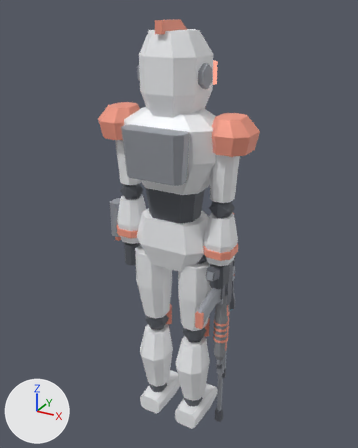
Renders of the glTF model game/player/robot/vanguard.glb from each side of a commit.
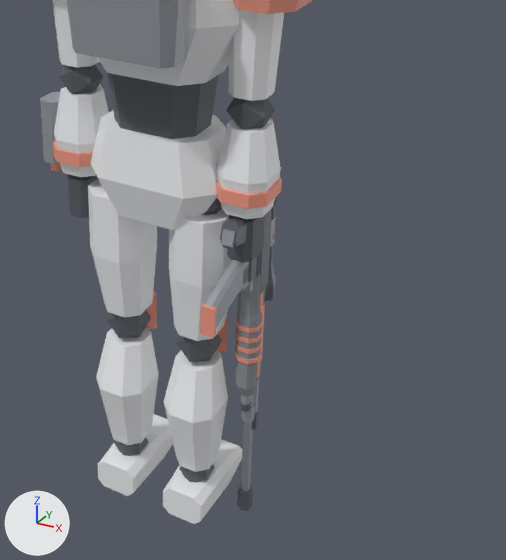
Each version is shown whole from a camera (50 mm lens) standing at (0.95, -1.691, 1.865) and looking at (-0.004, 0.044, 0.997), then close up on the part from 25% to 100% of the width and 33% to 100% of the height. Arrows for +X, +Y and +Z are at lower left; the lights stay in place. The older version's two pictures come first. Vertices at exactly the same position are counted once.

Names of what the first close-up shows: 'Vanguard'.
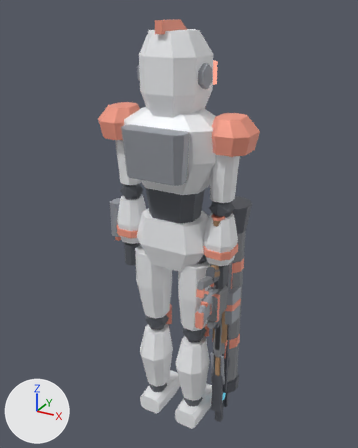
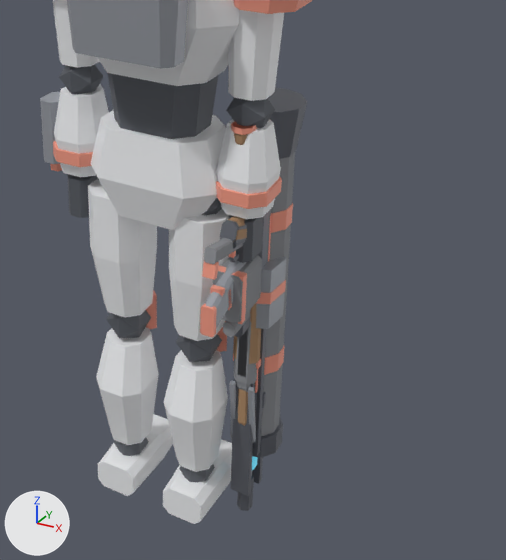
Where the change shows, as pixel boxes [x1, y1, x2, y2] in the close-ups (506 x 560 px):
part 1 of me_vanguard, added
    after: [220, 220, 238, 242]
part 2 of me_vanguard, added
    after: [235, 229, 247, 241]
part 3 of me_vanguard, added
    after: [202, 261, 219, 280]
part 4 of me_vanguard, added
    after: [204, 238, 243, 264]
part 5 of me_vanguard, added
    after: [252, 329, 266, 455]
part 6 of me_vanguard, added
    after: [233, 356, 261, 369]
part 7 of me_vanguard, added
    after: [210, 88, 307, 496]

What changed in the scene script:
```text
Change me_vanguard:
    remove me_vanguard.from_pydata(...)  # 1716 vertices, 2996 faces; spans x -0.34..0.34, y -0.2..0.19, z -0.03..1.82
    add me_vanguard.from_pydata(...)  # 3810 vertices, 6591 faces; spans x -0.34..0.34, y -0.2..0.19, z -0.03..1.82
    me_vanguard part 1: the loose piece of 16 vertices spanning x 0.2..0.23, y -0.1..0.03, z 0.81..0.9 is copied, and the copy is moved by (0.0, -0.01, 0.0), in mat_revolver_gun (grey #73767e); it spans x 0.2..0.23, y -0.1..0.02, z 0.81..0.9
    me_vanguard part 2: the loose piece of 16 vertices spanning x 0.2..0.23, y -0.1..0.03, z 0.81..0.9 is copied, and the copy is scaled about its middle by (0.998, 0.742, 0.79), then moved by (0.0, -0.02, 0.0), in mat_revolver_wood (brown #ad8965); it spans x 0.19..0.23, y -0.1..0.0, z 0.82..0.9
    me_vanguard part 3: the loose piece of 8 vertices spanning x 0.21..0.22, y -0.02..-0.01, z 0.76..0.83 is copied, and the copy is scaled about its middle by (2.33, 1.14, 0.542), then moved by (0.0, -0.17, 0.04), in mat_machine_pistol_accent (beige #f9a089); it spans x 0.2..0.23, y -0.19..-0.17, z 0.82..0.85
    me_vanguard part 4: the loose piece of 16 vertices spanning x 0.19..0.24, y 0.02..0.05, z 0.7..0.89 is copied, and the copy is turned 78 degrees about the x axis through its middle and scaled by 1.09, then moved by (0.0, -0.11, 0.05), in mat_machine_pistol_polymer (grey #8e9095); it spans x 0.2..0.23, y -0.19..0.03, z 0.81..0.89
    me_vanguard part 5: a new loose piece, a box spanning x 0.179..0.251, y 0.041..0.059, z 0.175..0.705, in mat_break_action_gun (grey #73767e)
    me_vanguard part 6: a new loose piece, a box spanning x 0.181..0.249, y 0.025..0.045, z 0.455..0.475, in mat_break_action_accent (beige #f9a089)
    me_vanguard part 7: 1714 vertices added at x 0.12..0.29, y -0.15..0.19, z 0.04..1.12
    other edits to the shape of me_vanguard do not show in these pictures
    add me_vanguard.materials.append(mat_revolver_gun)  # grey #73767e
    add me_vanguard.materials.append(mat_revolver_detail)  # grey #a2a6ad
    add me_vanguard.materials.append(mat_revolver_accent)  # beige #f9a089
    add me_vanguard.materials.append(mat_revolver_wood)  # brown #ad8965
    add me_vanguard.materials.append(mat_machine_pistol_gun)  # grey #73767e
    add me_vanguard.materials.append(mat_machine_pistol_detail)  # grey #a2a6ad
    add me_vanguard.materials.append(mat_machine_pistol_accent)  # beige #f9a089
    add me_vanguard.materials.append(mat_machine_pistol_polymer)  # grey #8e9095
    add me_vanguard.materials.append(mat_break_action_gun)  # grey #73767e
    add me_vanguard.materials.append(mat_break_action_detail)  # grey #a2a6ad
    add me_vanguard.materials.append(mat_break_action_accent)  # beige #f9a089
    add me_vanguard.materials.append(mat_break_action_wood)  # brown #ad8965
    add me_vanguard.materials.append(mat_smg_gun)  # grey #73767e
    add me_vanguard.materials.append(mat_smg_detail)  # grey #a2a6ad
    add me_vanguard.materials.append(mat_smg_accent)  # beige #f9a089
    add me_vanguard.materials.append(mat_smg_lens)  # dark blue #3f5969, glowing cyan #59b3cb
    add me_vanguard.materials.append(mat_smg_polymer)  # grey #8e9095
    add me_vanguard.materials.append(mat_burst_rifle_gun)  # grey #73767e
    add me_vanguard.materials.append(mat_burst_rifle_detail)  # grey #a2a6ad
    add me_vanguard.materials.append(mat_burst_rifle_accent)  # beige #f9a089
    add me_vanguard.materials.append(mat_burst_rifle_lens)  # dark blue #3f5969, glowing cyan #59b3cb
    add me_vanguard.materials.append(mat_burst_rifle_polymer)  # grey #8e9095
    add me_vanguard.materials.append(mat_lmg_gun)  # grey #73767e
    add me_vanguard.materials.append(mat_lmg_detail)  # grey #a2a6ad
    add me_vanguard.materials.append(mat_lmg_accent)  # beige #f9a089
    add me_vanguard.materials.append(mat_lmg_polymer)  # grey #8e9095
    add me_vanguard.materials.append(mat_lever_action_gun)  # grey #73767e
    add me_vanguard.materials.append(mat_lever_action_detail)  # grey #a2a6ad
    add me_vanguard.materials.append(mat_lever_action_accent)  # beige #f9a089
    add me_vanguard.materials.append(mat_lever_action_wood)  # brown #ad8965
    add me_vanguard.materials.append(mat_bolt_action_gun)  # grey #73767e
    add me_vanguard.materials.append(mat_bolt_action_detail)  # grey #a2a6ad
    add me_vanguard.materials.append(mat_bolt_action_accent)  # beige #f9a089
    add me_vanguard.materials.append(mat_bolt_action_wood)  # brown #ad8965
    add me_vanguard.materials.append(mat_railgun_gun)  # grey #73767e
    add me_vanguard.materials.append(mat_railgun_detail)  # grey #a2a6ad
    add me_vanguard.materials.append(mat_railgun_accent)  # beige #f9a089
    add me_vanguard.materials.append(mat_railgun_lens)  # dark blue #3f5969, glowing cyan #59b3cb
    add me_vanguard.materials.append(mat_railgun_polymer)  # grey #8e9095
    add me_vanguard.materials.append(mat_rocket_launcher_gun)  # grey #73767e
    add me_vanguard.materials.append(mat_rocket_launcher_detail)  # grey #a2a6ad
    add me_vanguard.materials.append(mat_rocket_launcher_accent)  # beige #f9a089
    add me_vanguard.materials.append(mat_rocket_launcher_lens)  # dark blue #3f5969, glowing cyan #59b3cb
    add me_vanguard.materials.append(mat_rocket_launcher_polymer)  # grey #8e9095
    add me_vanguard.materials.append(mat_grenade_launcher_gun)  # grey #73767e
    add me_vanguard.materials.append(mat_grenade_launcher_detail)  # grey #a2a6ad
    add me_vanguard.materials.append(mat_grenade_launcher_accent)  # beige #f9a089
    add me_vanguard.materials.append(mat_grenade_launcher_polymer)  # grey #8e9095
```
